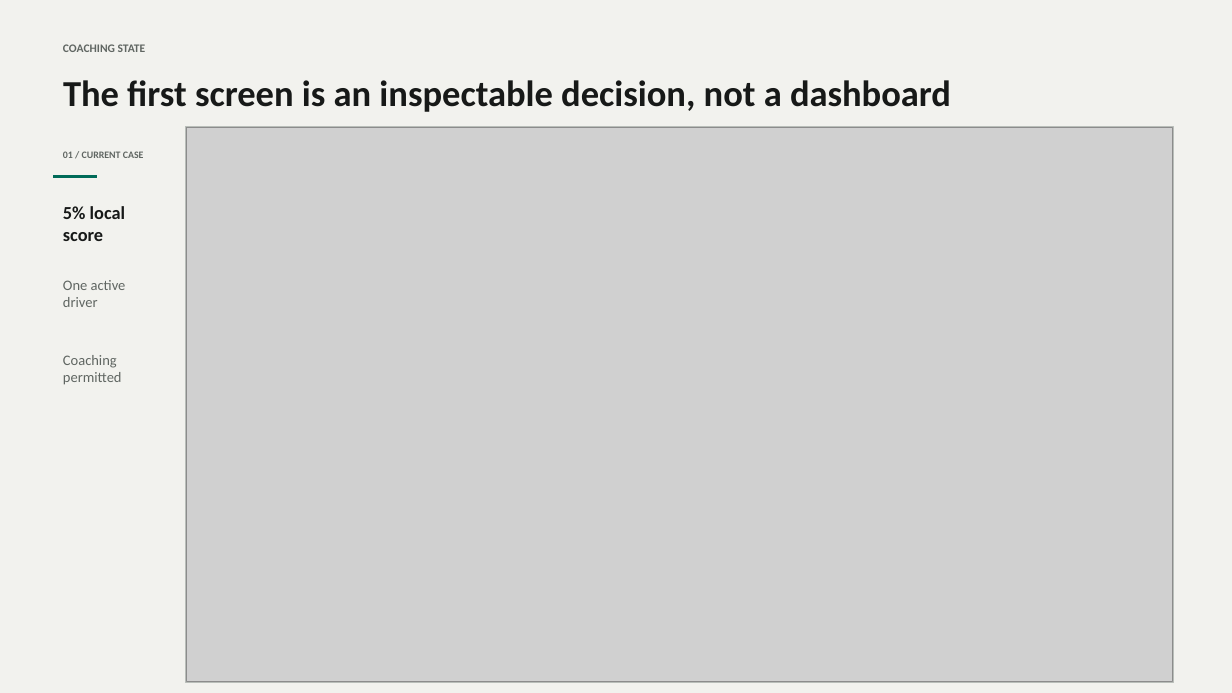
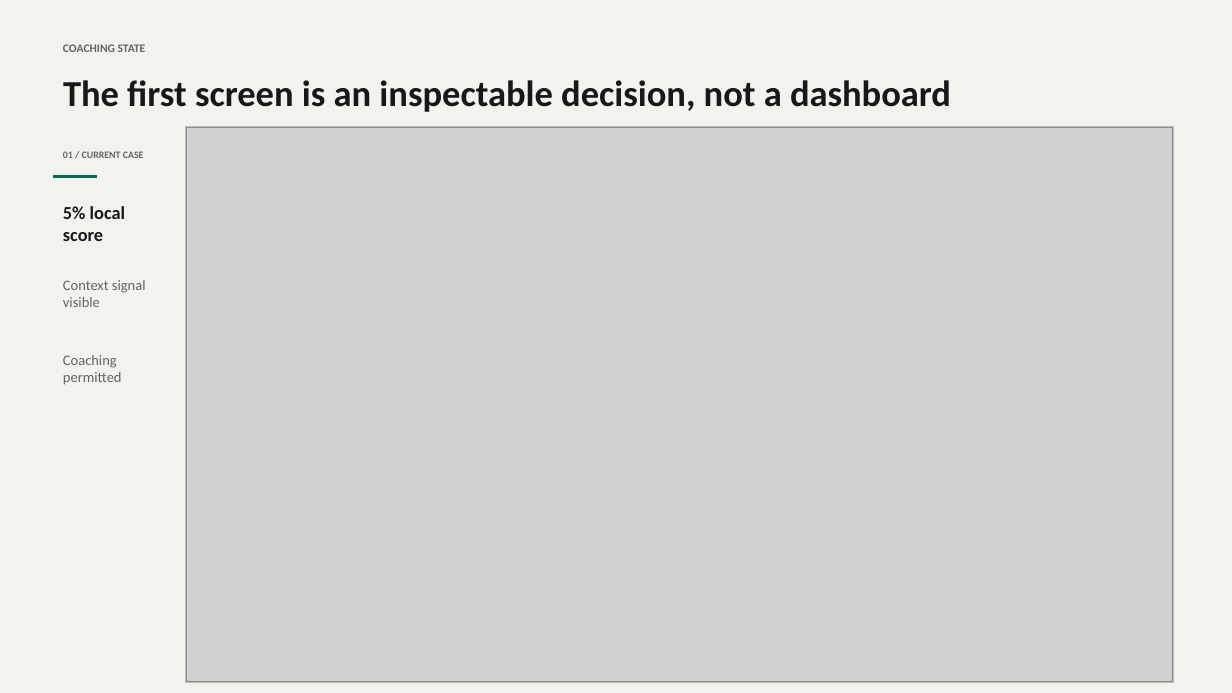
Before and after one commit to kevinmeix1/adherence-os, a slide deck: slide 4 of outputs/adherence-os-demo.pptx. Drawn at 1232x693 pixels with LibreOffice and Linux fonts; fonts in the diff are those of the drawing; grey boxes stand for pictures. Boxes give left, top, right and bottom in pixels: in the first picture for what was removed or moved away, otherwise in the second. Text is boxed around its words. In the diff, an @@ line names an element or a change of style, - is before the commit and + after.

```diff
--- a/outputs/adherence-os-demo.pptx
+++ b/outputs/adherence-os-demo.pptx
@@ text at box(63, 280, 146, 307): text changed @@
-One active driver
+Context signal visible
```
Also in this commit, not shown: 6 other slides changed, 20 other files.
